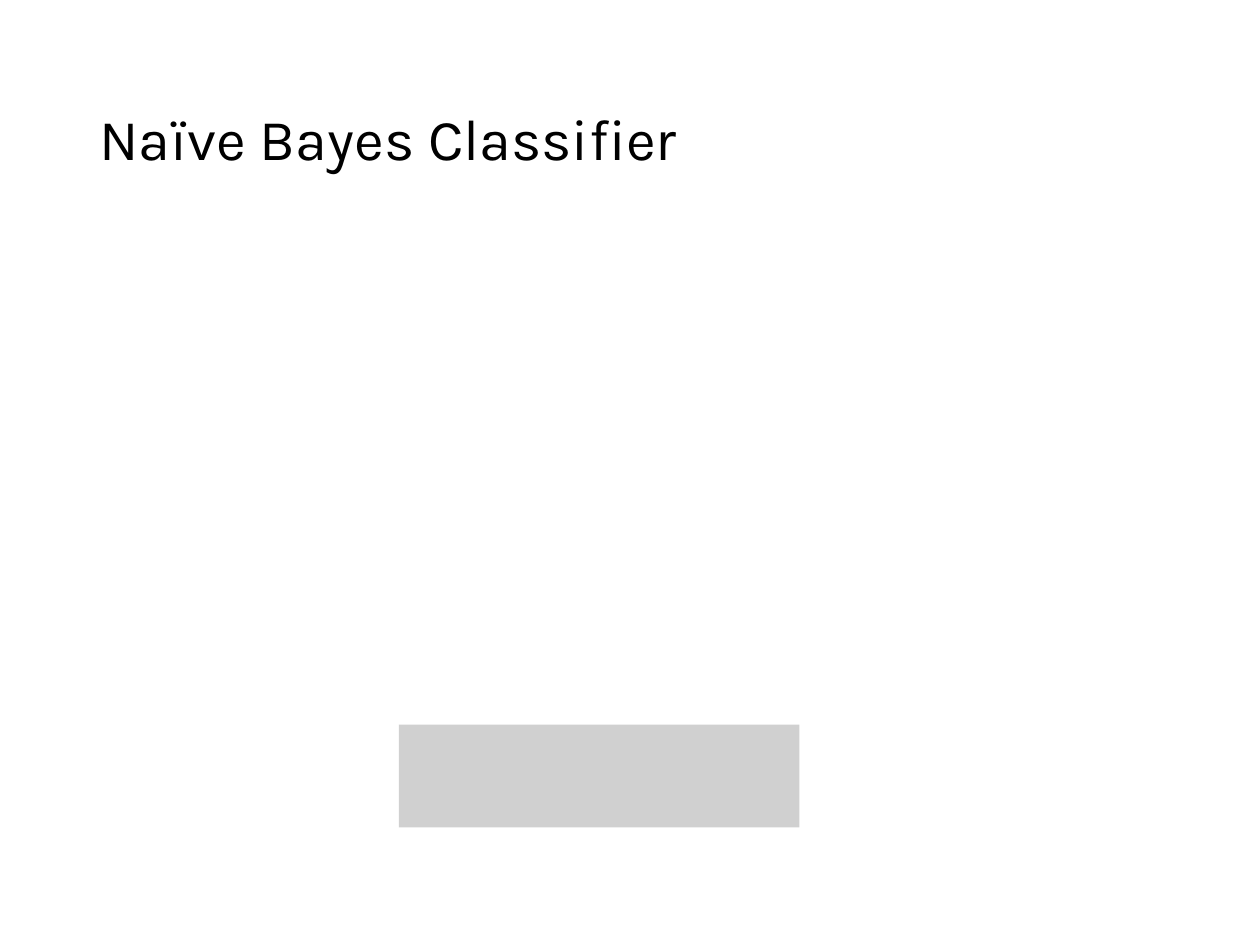
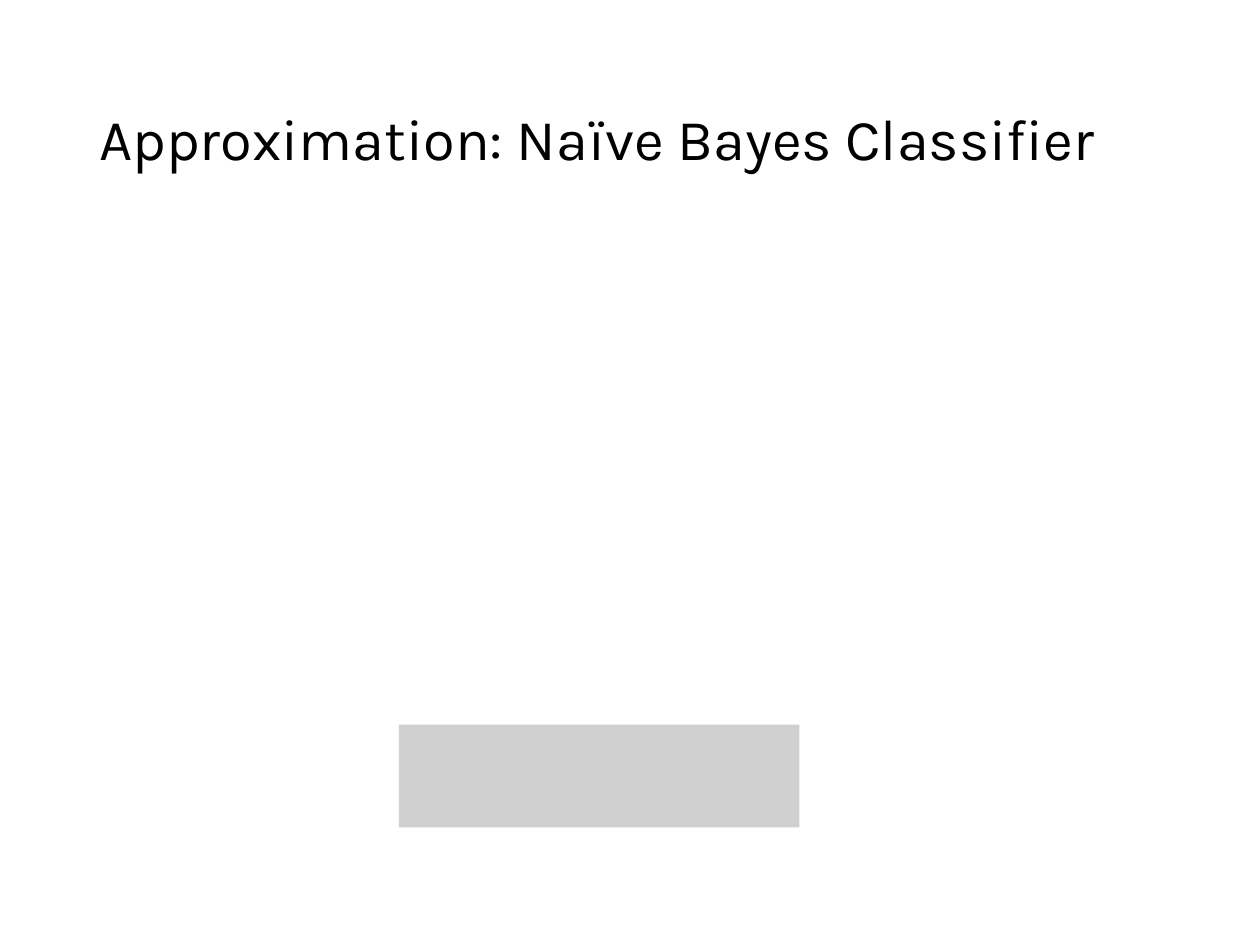
Before and after one commit to mhahsler/Introduction_to_Data_Mining_R_Examples, a slide deck: slide 23 of slides/chap4_alternative_classification.pptx. Drawn at 1260x945 pixels with LibreOffice and Linux fonts; fonts in the diff are those of the drawing; grey boxes stand for pictures. Boxes give left, top, right and bottom in pixels: in the first picture for what was removed or moved away, otherwise in the second. Text is boxed around its words. In the diff, an @@ line names an element or a change of style, - is before the commit and + after.

Commit message:
fixed Bayes rule.

```diff
--- a/slides/chap4_alternative_classification.pptx
+++ b/slides/chap4_alternative_classification.pptx
@@ title at [99, 120, 1095, 174]: text changed @@
-Naïve Bayes Classifier
+Approximation: Naïve Bayes Classifier
```
Also in this commit, not shown: 1 other slide changed, 1 other file.
